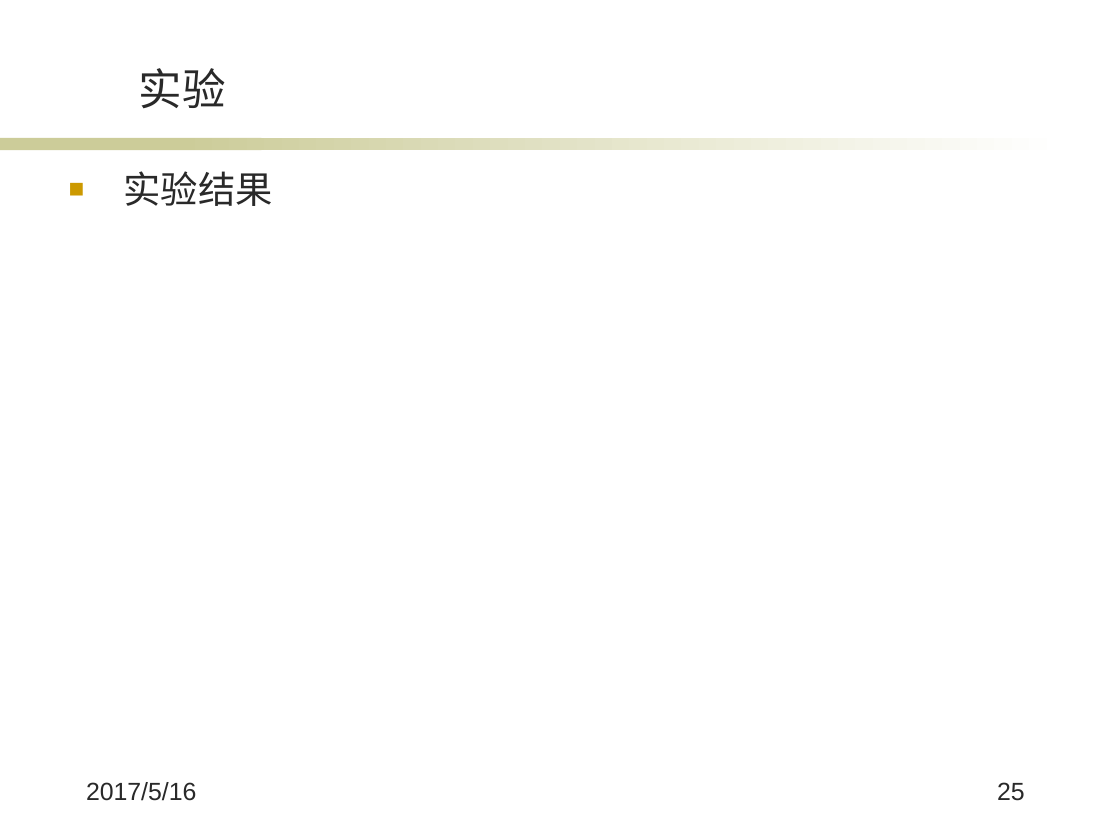
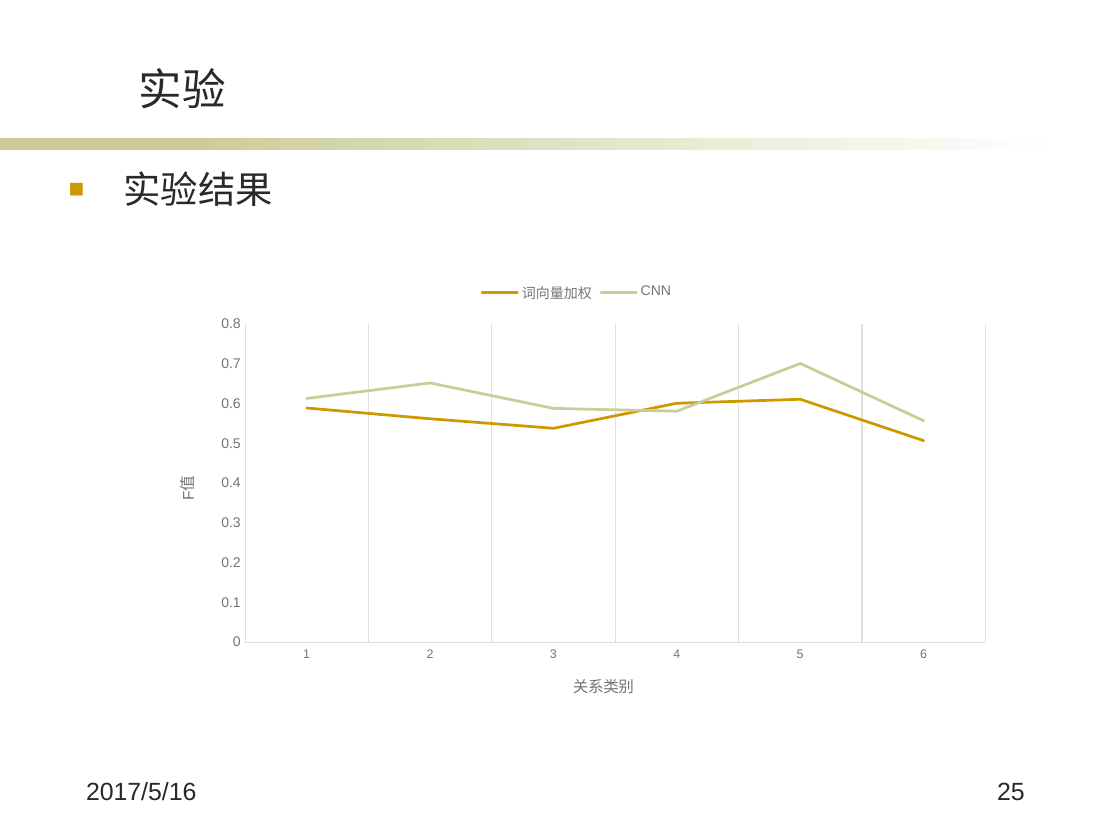
Before and after one commit to wqpod2g/paper, a slide deck: slide 25 of 毕业答辩ppt.pptx. Drawn at 1120x840 pixels with LibreOffice and Linux fonts; fonts in the diff are those of the drawing; background and template pictures are left out. Boxes give left, top, right and bottom in pixels: in the first picture for what was removed or moved away, otherwise in the second. Text is boxed around its words. In the diff, an @@ line names an element or a change of style, - is before the commit and + after.

Commit message:
ppt 5.0

```diff
--- a/毕业答辩ppt.pptx
+++ b/毕业答辩ppt.pptx
@@ line chart added at [151,270,1002,720] @@
+categories: 1, 2, 3, 4, 5, 6
+词向量加权: 0.59, 0.56, 0.54, 0.6, 0.61, 0.51
+CNN: 0.61, 0.65, 0.59, 0.58, 0.7, 0.56
```
Also in this commit, not shown: 4 other slides changed.
